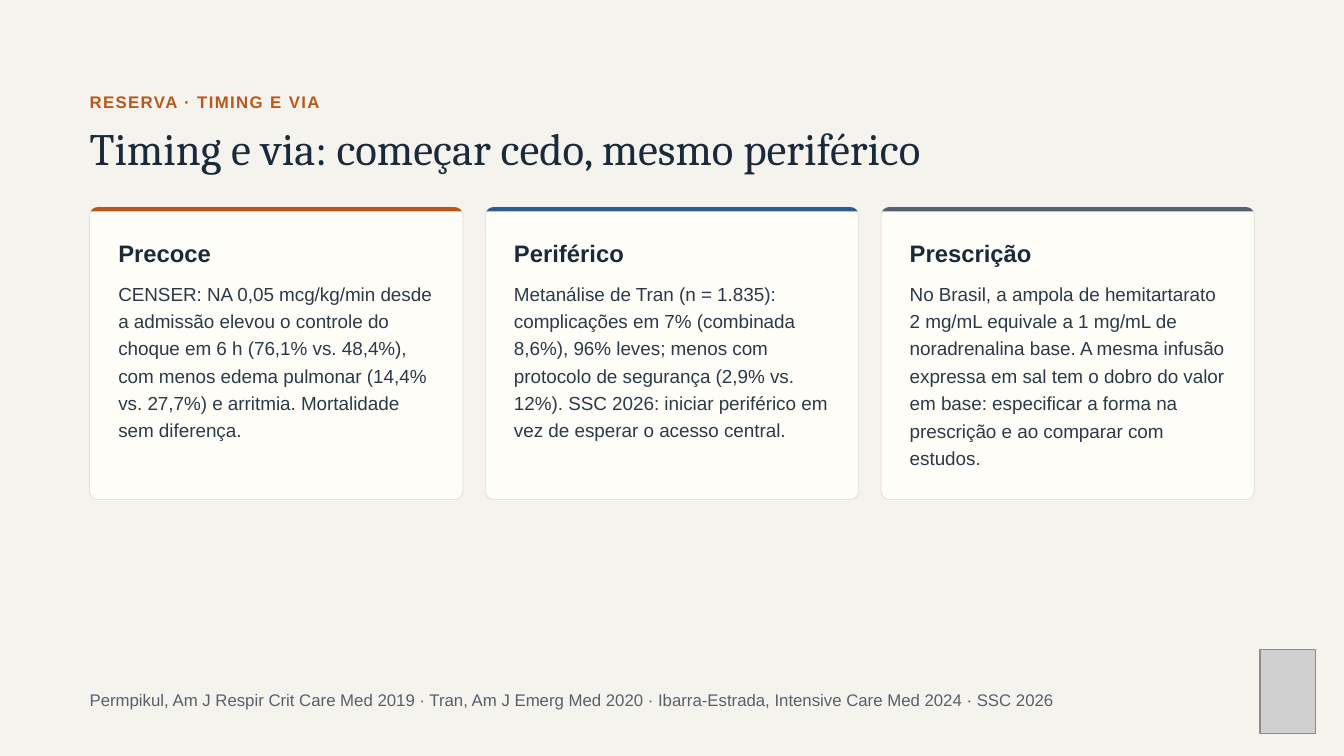
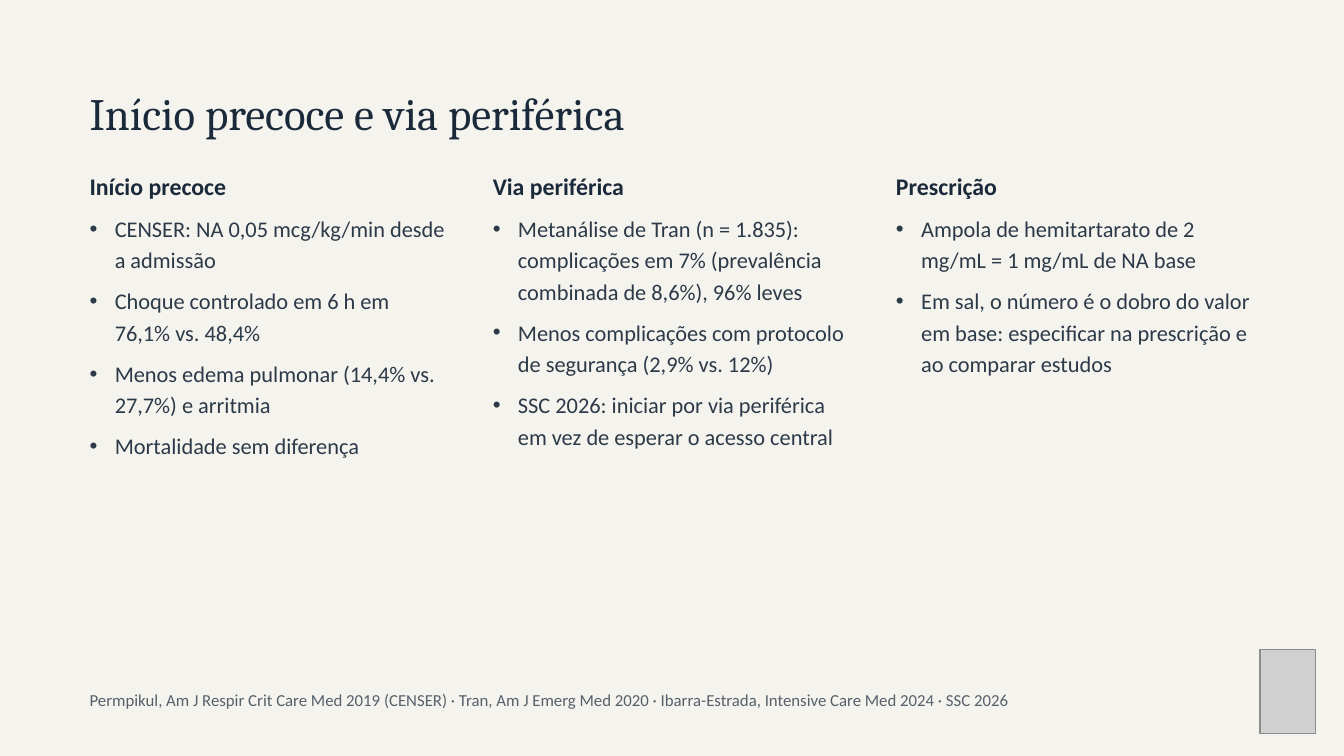
Before and after one commit to brunomoraesdubois-bit/Bruno, a slide deck: slide 26 of apresentacao/Aminas_Vasoativas.pptx. Drawn at 1344x756 pixels with LibreOffice and Linux fonts; fonts in the diff are those of the drawing; grey boxes stand for pictures. Boxes give left, top, right and bottom in pixels: in the first picture for what was removed or moved away, otherwise in the second. Text is boxed around its words. In the diff, an @@ line names an element or a change of style, - is before the commit and + after.

```diff
--- a/apresentacao/Aminas_Vasoativas.pptx
+++ b/apresentacao/Aminas_Vasoativas.pptx
@@ title at [90, 98, 625, 140]: text changed @@
-Timing e via: começar cedo, mesmo periférico
+Início precoce e via periférica
@@ text removed at [90, 96, 320, 108] @@
-RESERVA · TIMING E VIA
@@ text at [90, 178, 227, 199]: text changed; font Arial to Calibri @@
-Precoce
+Início precoce
@@ text added at [493, 178, 624, 199], 17 pt, text #1B2A3A, bold @@
+Via periférica
@@ text "Prescrição": place and size @@
-text "Prescrição" at [910, 244, 1032, 267]
+text "Prescrição" at [896, 178, 997, 199]
@@ text "Prescrição" at [896, 178, 997, 199]: font Arial to Calibri @@
@@ rounded rectangle removed at [90, 208, 463, 500] @@
@@ freeform shape removed at [91, 208, 462, 212] @@
@@ rounded rectangle removed at [485, 208, 858, 500] @@
@@ freeform shape removed at [487, 208, 858, 212] @@
@@ rounded rectangle removed at [881, 208, 1254, 500] @@
@@ freeform shape removed at [882, 208, 1253, 212] @@
@@ text added at [115, 221, 444, 268], 16 pt, text #2C3A48 @@
+• CENSER: NA 0,05 mcg/kg/min desde a admissão
@@ text at [518, 221, 822, 303]: text changed; size 13.5 to 16 pt; font Arial to Calibri @@
-Metanálise de Tran (n = 1.835): complicações em 7% (combinada 8,6%), 96% leves; menos com protocolo de segurança (2,9% vs. 12%). SSC 2026: iniciar periférico em vez de esperar o acesso central.
+• Metanálise de Tran (n = 1.835): complicações em 7% (prevalência combinada de 8,6%), 96% leves
@@ text added at [921, 221, 1196, 272], 16 pt, text #2C3A48 @@
+• Ampola de hemitartarato de 2 mg/mL = 1 mg/mL de NA base
@@ text removed at [514, 244, 624, 263] @@
-Periférico
@@ text added at [115, 293, 389, 344], 16 pt, text #2C3A48 @@
+• Choque controlado em 6 h em 76,1% vs. 48,4%
@@ text at [921, 293, 1249, 376]: text changed; size 13.5 to 16 pt; font Arial to Calibri @@
-No Brasil, a ampola de hemitartarato 2 mg/mL equivale a 1 mg/mL de noradrenalina base. A mesma infusão expressa em sal tem o dobro do valor em base: especificar a forma na prescrição e ao comparar com estudos.
+• Em sal, o número é o dobro do valor em base: especificar na prescrição e ao comparar estudos
@@ text added at [518, 325, 844, 376], 16 pt, text #2C3A48 @@
+• Menos complicações com protocolo de segurança (2,9% vs. 12%)
@@ text at [115, 366, 434, 416]: text changed; size 13.5 to 16 pt; font Arial to Calibri @@
-CENSER: NA 0,05 mcg/kg/min desde a admissão elevou o controle do choque em 6 h (76,1% vs. 48,4%), com menos edema pulmonar (14,4% vs. 27,7%) e arritmia. Mortalidade sem diferença.
+• Menos edema pulmonar (14,4% vs. 27,7%) e arritmia
@@ text added at [518, 397, 833, 449], 16 pt, text #2C3A48 @@
+• SSC 2026: iniciar por via periférica em vez de esperar o acesso central
@@ text added at [115, 438, 360, 458], 16 pt, text #2C3A48 @@
+• Mortalidade sem diferença
@@ text at [90, 694, 1008, 709]: text changed; font Arial to Calibri @@
-Permpikul, Am J Respir Crit Care Med 2019 · Tran, Am J Emerg Med 2020 · Ibarra-Estrada, Intensive Care Med 2024 · SSC 2026
+Permpikul, Am J Respir Crit Care Med 2019 (CENSER) · Tran, Am J Emerg Med 2020 · Ibarra-Estrada, Intensive Care Med 2024 · SSC 2026
```
Also in this commit, not shown: 28 other slides changed, 33 other files.
